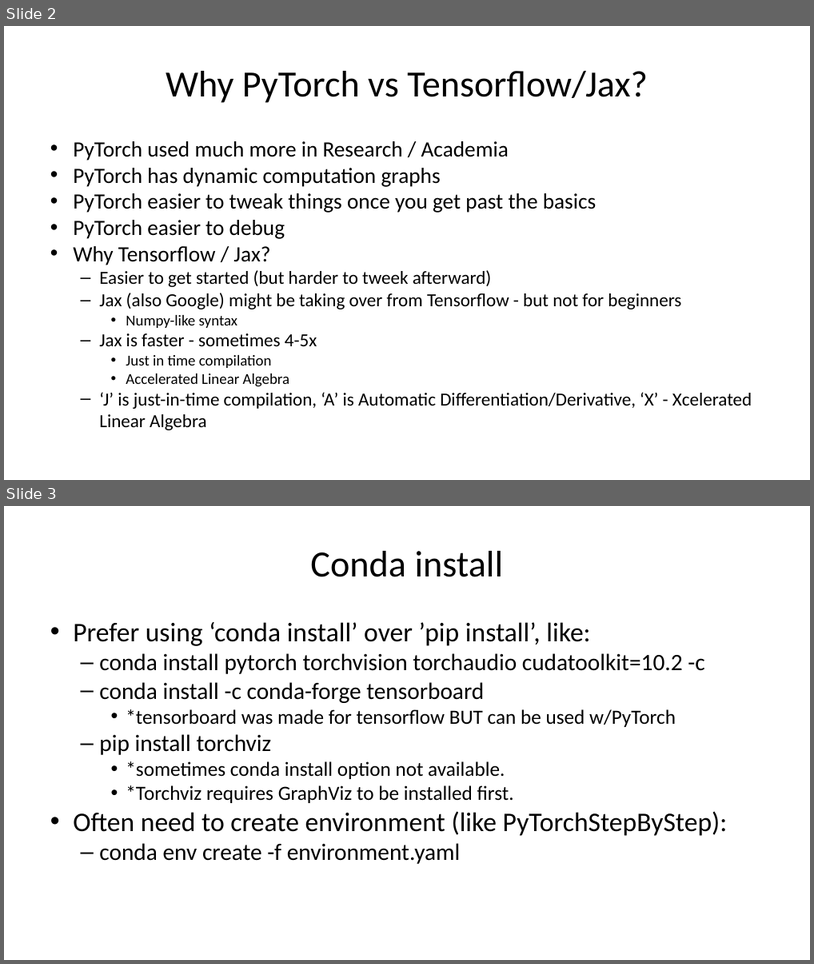
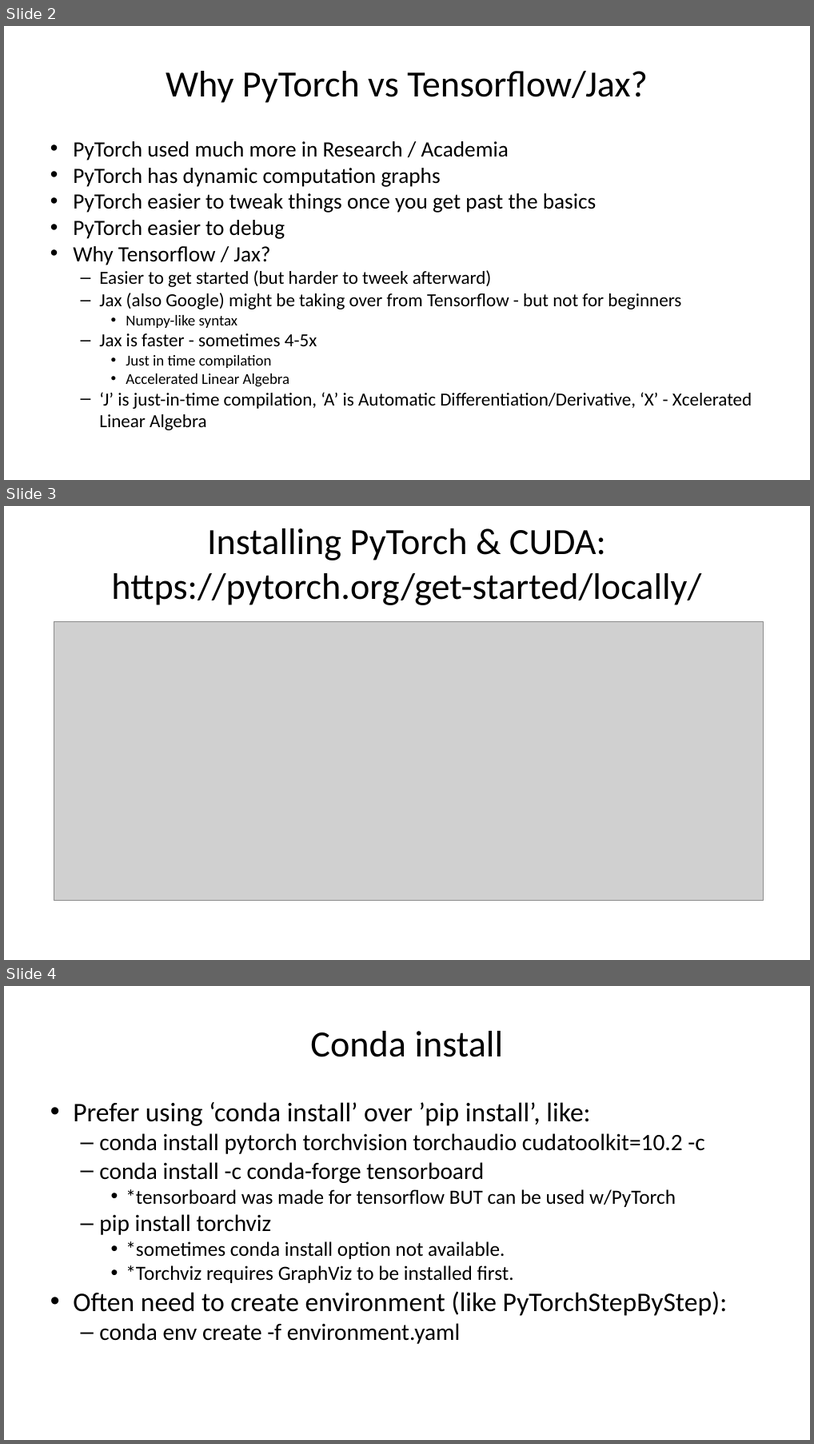
Before and after one commit to gigaprog/p_presentations, a slide deck: AI/AI PyTorch.pptx. Shown one above the other, each under a label of ours: slides 2 and 3 before the commit, slides 2, 3 and 4 after it. The pictures are 814x964 and 814x1444 pixels, drawn with LibreOffice and Linux fonts; fonts in the diff are those of the drawing; grey boxes stand for pictures. Boxes give left, top, right and bottom in pixels: in the first picture for what was removed or moved away, otherwise in the second. Text is boxed around its words. In the diff, an @@ line names an element or a change of style, - is before the commit and + after.

Commit message:
pytorch

```diff
--- a/AI/AI PyTorch.pptx
+++ b/AI/AI PyTorch.pptx
@@ slide 3 added at [4, 506, 810, 960], background #FFFFFF @@
@@ title added at [111, 528, 702, 605], 44 pt, text #000000 @@
+Installing PyTorch & CUDA:
+https://pytorch.org/get-started/locally/
@@ picture added at [54, 621, 763, 900] @@
@@ what was slide 3 is now slide 4 @@
```
Also in this commit, not shown: 1 slide changed.
